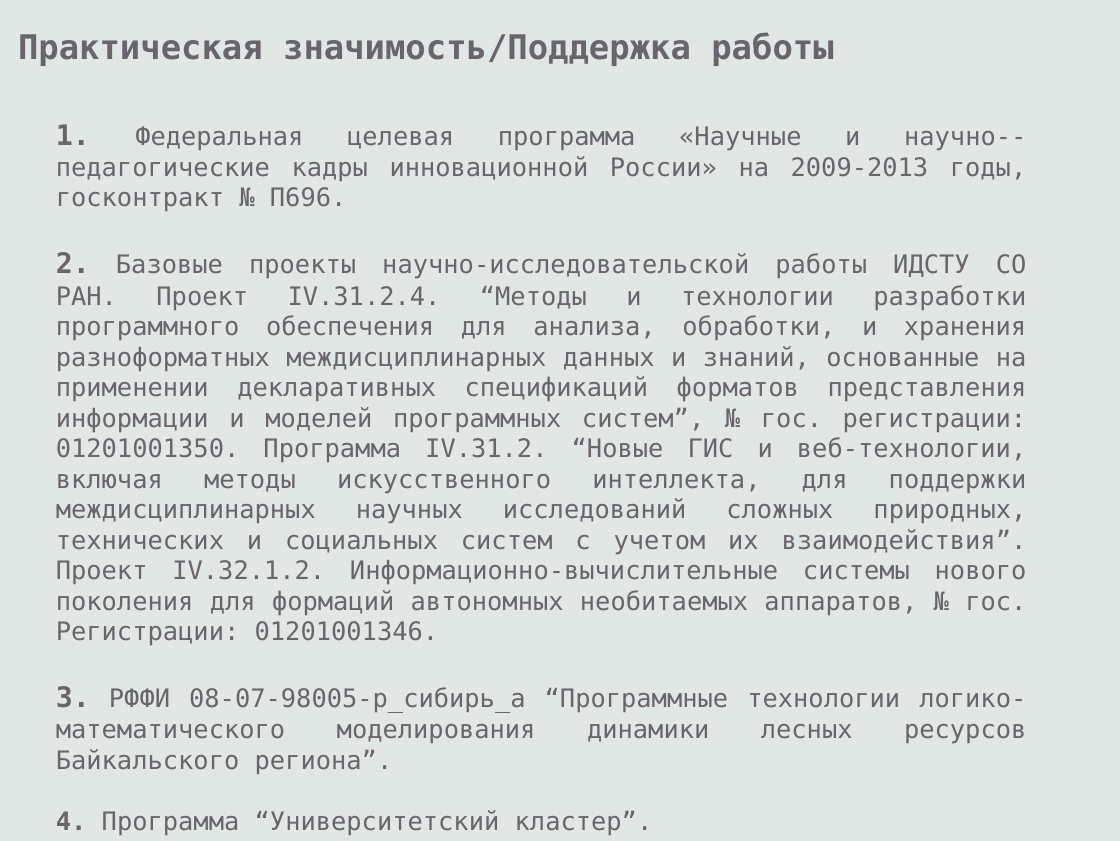
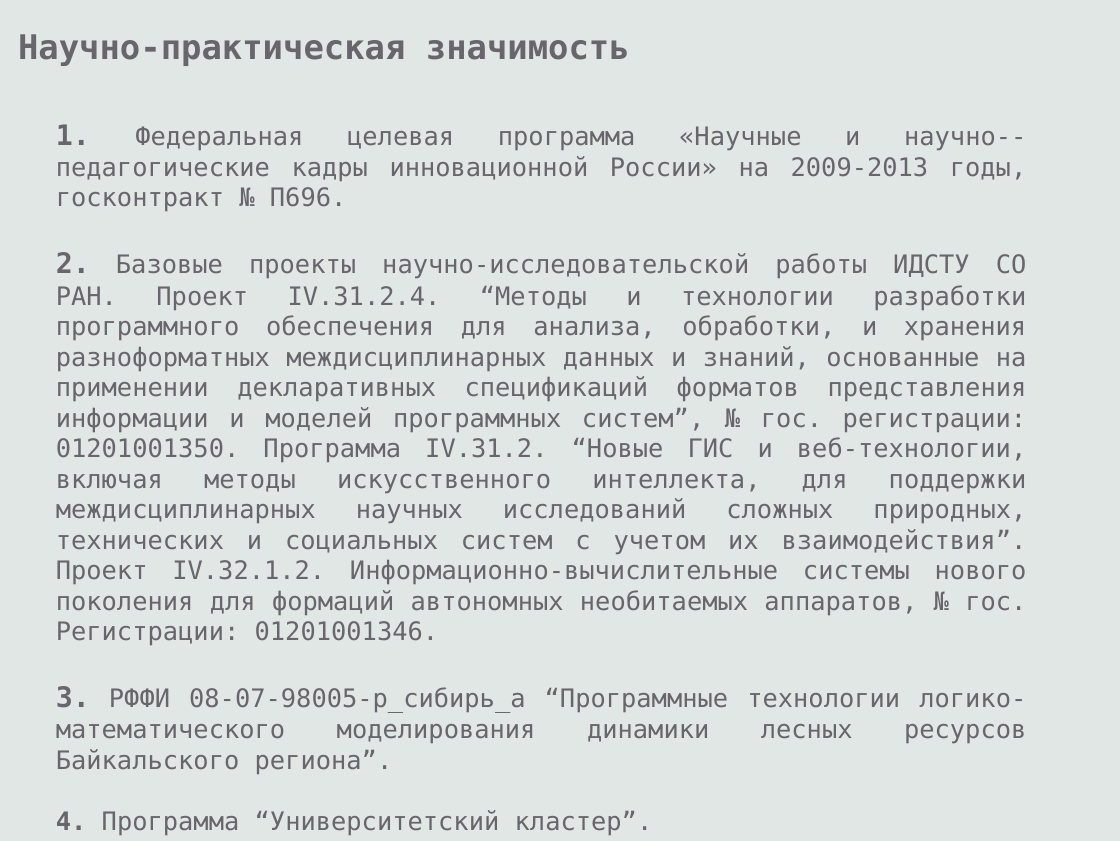
Before and after one commit to eugeneai/prisnif, a slide deck: slide 13 of brick/pres/pacman.odp (slide 10 before the commit). Drawn at 1120x841 pixels with LibreOffice and Linux fonts; fonts in the diff are those of the drawing. Boxes give left, top, right and bottom in pixels: in the first picture for what was removed or moved away, otherwise in the second. Text is boxed around its words. In the diff, an @@ line names an element or a change of style, - is before the commit and + after.

```diff
--- a/brick/pres/pacman.odp
+++ b/brick/pres/pacman.odp
@@ text at (x1=18, y1=34, x2=630, y2=66): text changed @@
-Практическая значимость/Поддержка работы
+Научно-практическая значимость
```
Also in this commit, not shown: 7 other slides changed, 3 slides added, 4 other files.
